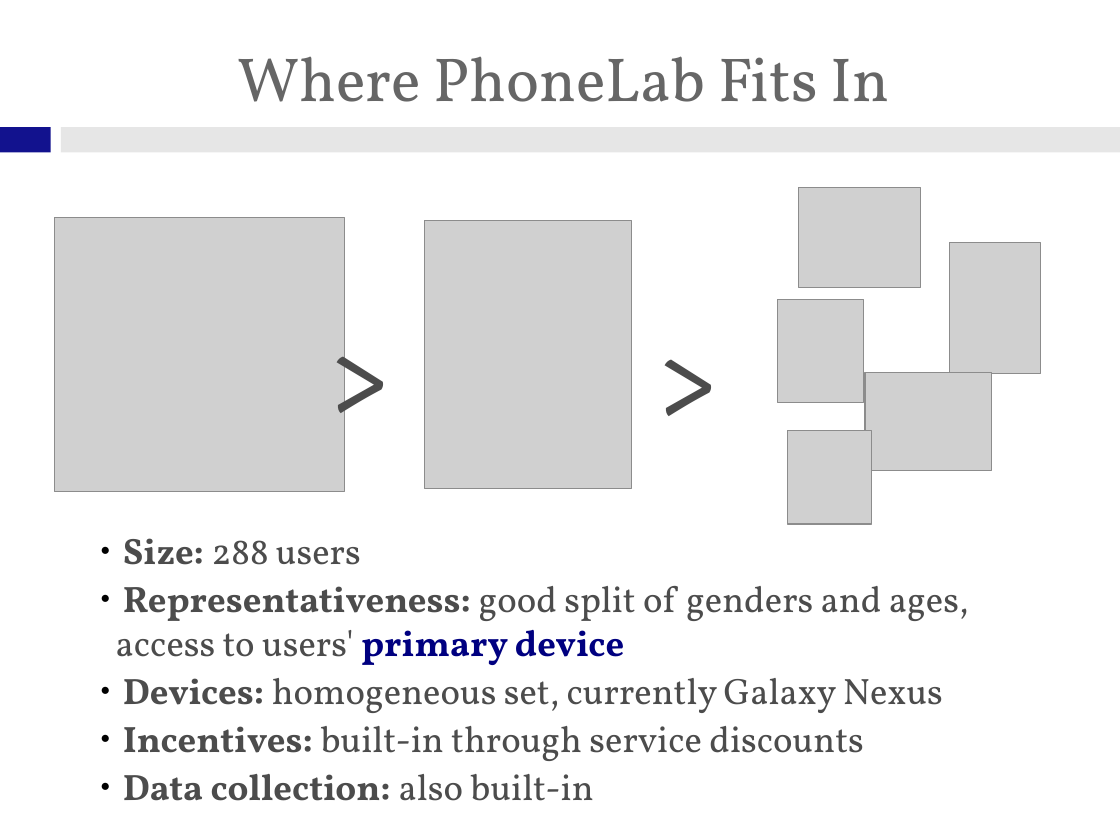
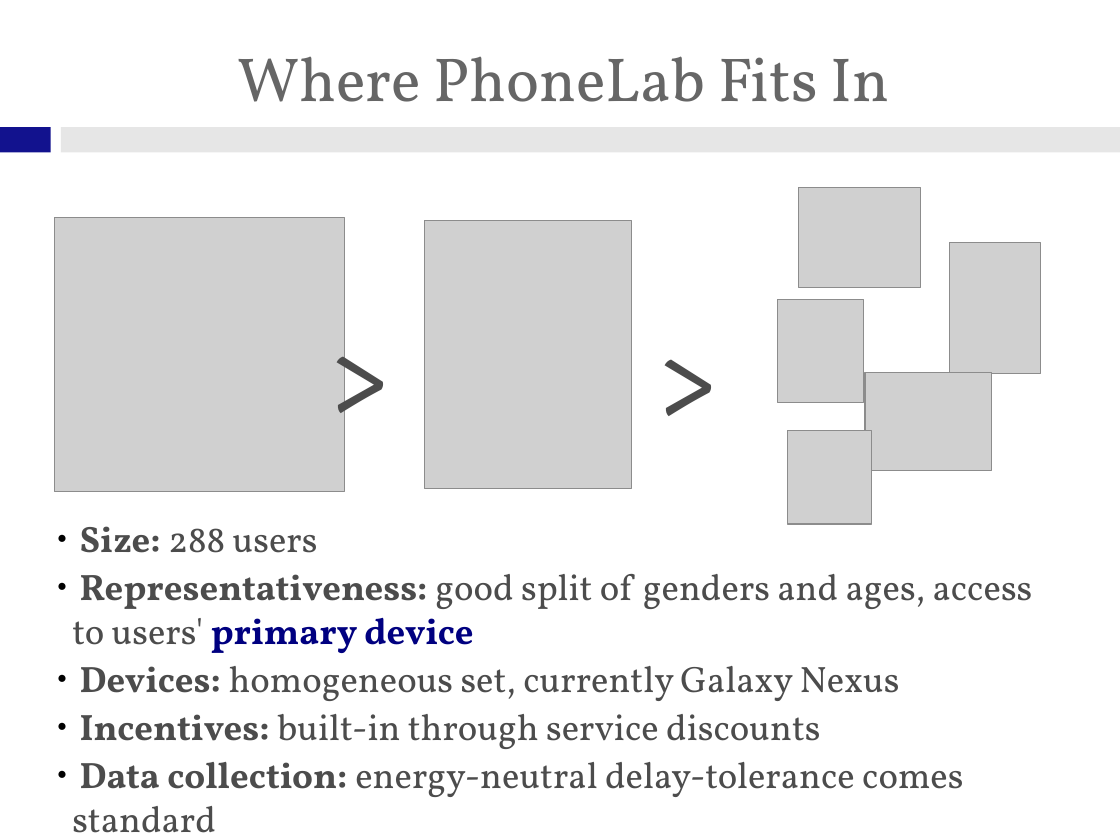
Before and after one commit to gchallen/talks.sensemine2013-phonelab, a slide deck: slide 6 of talk.odp. Drawn at 1120x840 pixels with LibreOffice and Linux fonts; fonts in the diff are those of the drawing; grey boxes stand for pictures; background and template pictures are left out. Boxes give left, top, right and bottom in pixels: in the first picture for what was removed or moved away, otherwise in the second. Text is boxed around its words. In the diff, an @@ line names an element or a change of style, - is before the commit and + after.

```diff
--- a/talk.odp
+++ b/talk.odp
@@ text "Size: 288 users": place and size @@
-text "Size: 288 users" at bbox=[116, 538, 969, 801]
+text "Size: 288 users" at bbox=[72, 526, 1033, 833]
@@ text at bbox=[72, 762, 963, 833]: text changed; bold off @@
-● Data collection: also built-in
+● Data collection: energy-neutral delay-tolerance comes standard
```
Also in this commit, not shown: 2 other slides changed, 2 slides added.
